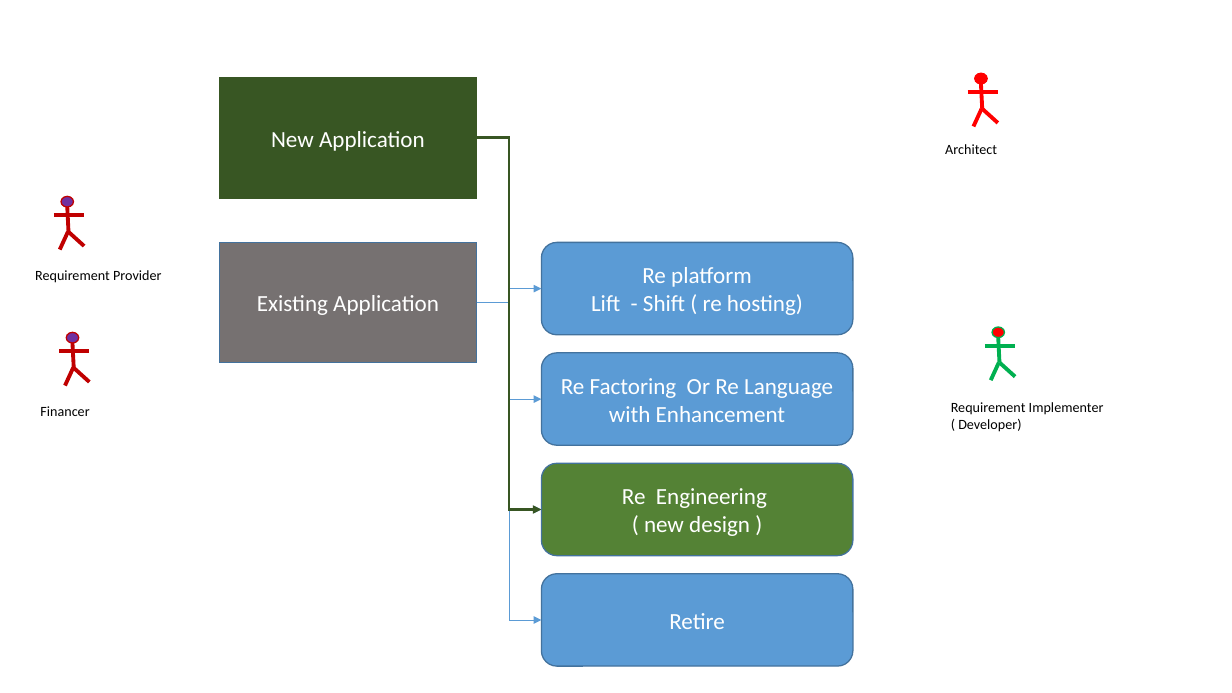
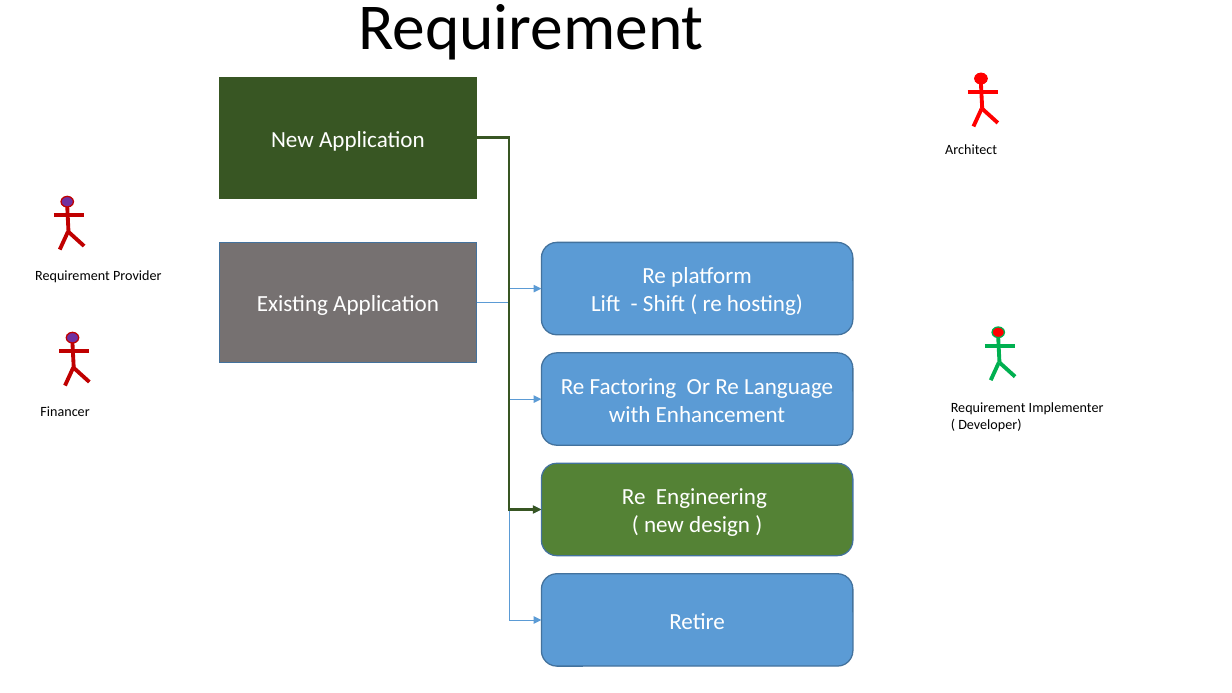
Before and after one commit to singhsiddh/sai, a slide deck: slide 2 of interview/Architecture.pptx (slide 1 before the commit). Drawn at 1232x693 pixels with LibreOffice and Linux fonts; fonts in the diff are those of the drawing. Boxes give left, top, right and bottom in pixels: in the first picture for what was removed or moved away, otherwise in the second. Text is boxed around its words. In the diff, an @@ line names an element or a change of style, - is before the commit and + after.

```diff
--- a/interview/Architecture.pptx
+++ b/interview/Architecture.pptx
@@ text added at box(358, 4, 703, 60), 51 pt, text #000000 @@
+Requirement
```
Also in this commit, not shown: 2 other slides changed, 9 slides added.
